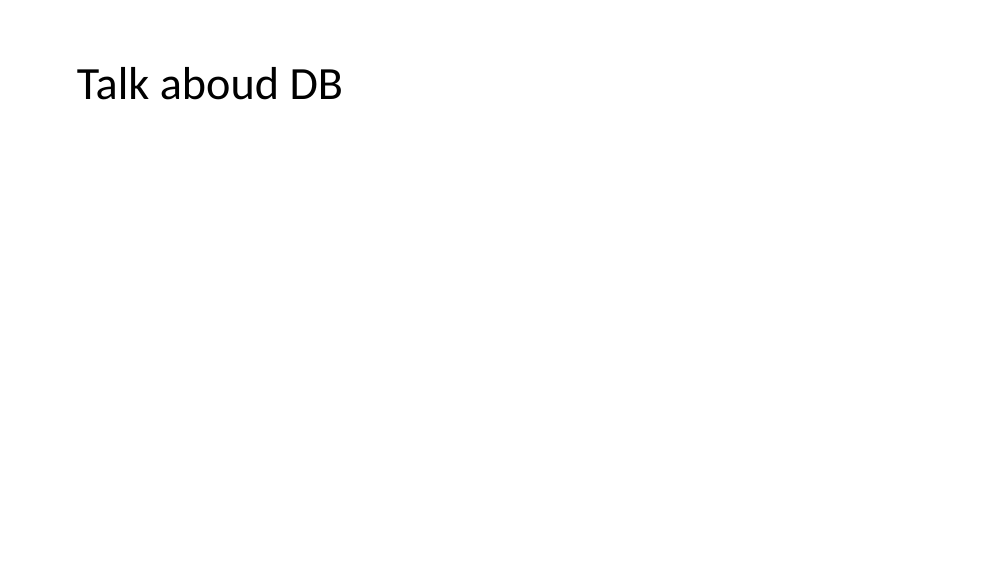
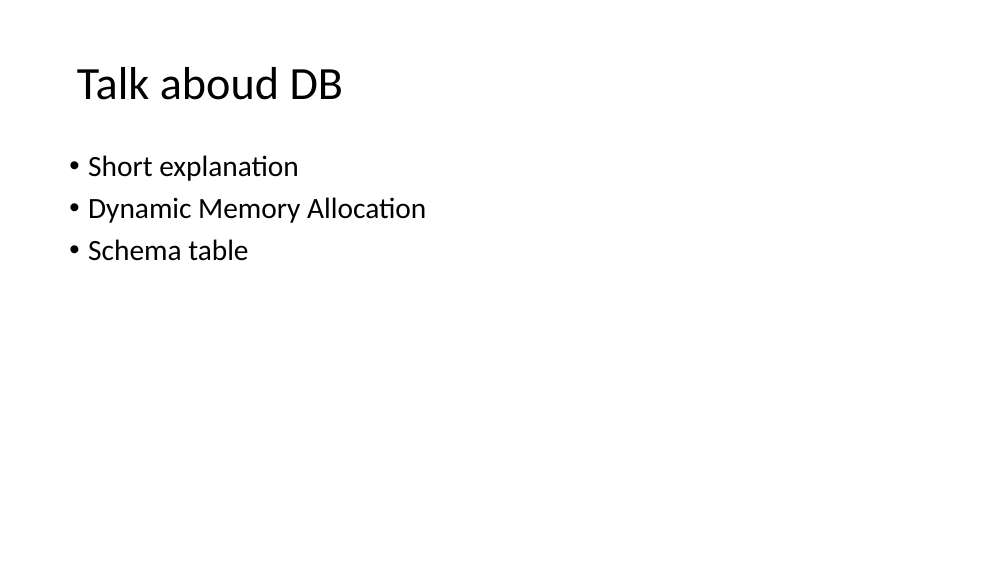
Before and after one commit to AntonioPirani/SQLiteProject, a slide deck: slide 10 of Presentation.pptx (slide 8 before the commit). Drawn at 1008x567 pixels with LibreOffice and Linux fonts; fonts in the diff are those of the drawing. Boxes give left, top, right and bottom in pixels: in the first picture for what was removed or moved away, otherwise in the second. Text is boxed around its words. In the diff, an @@ line names an element or a change of style, - is before the commit and + after.

```diff
--- a/Presentation.pptx
+++ b/Presentation.pptx
@@ text added at (88,155,426,261), 28 pt, text #000000 @@
+• Short explanation
+• Dynamic Memory Allocation
+• Schema table
```
Also in this commit, not shown: 1 other slide changed, 4 slides added, 2 slides removed.
